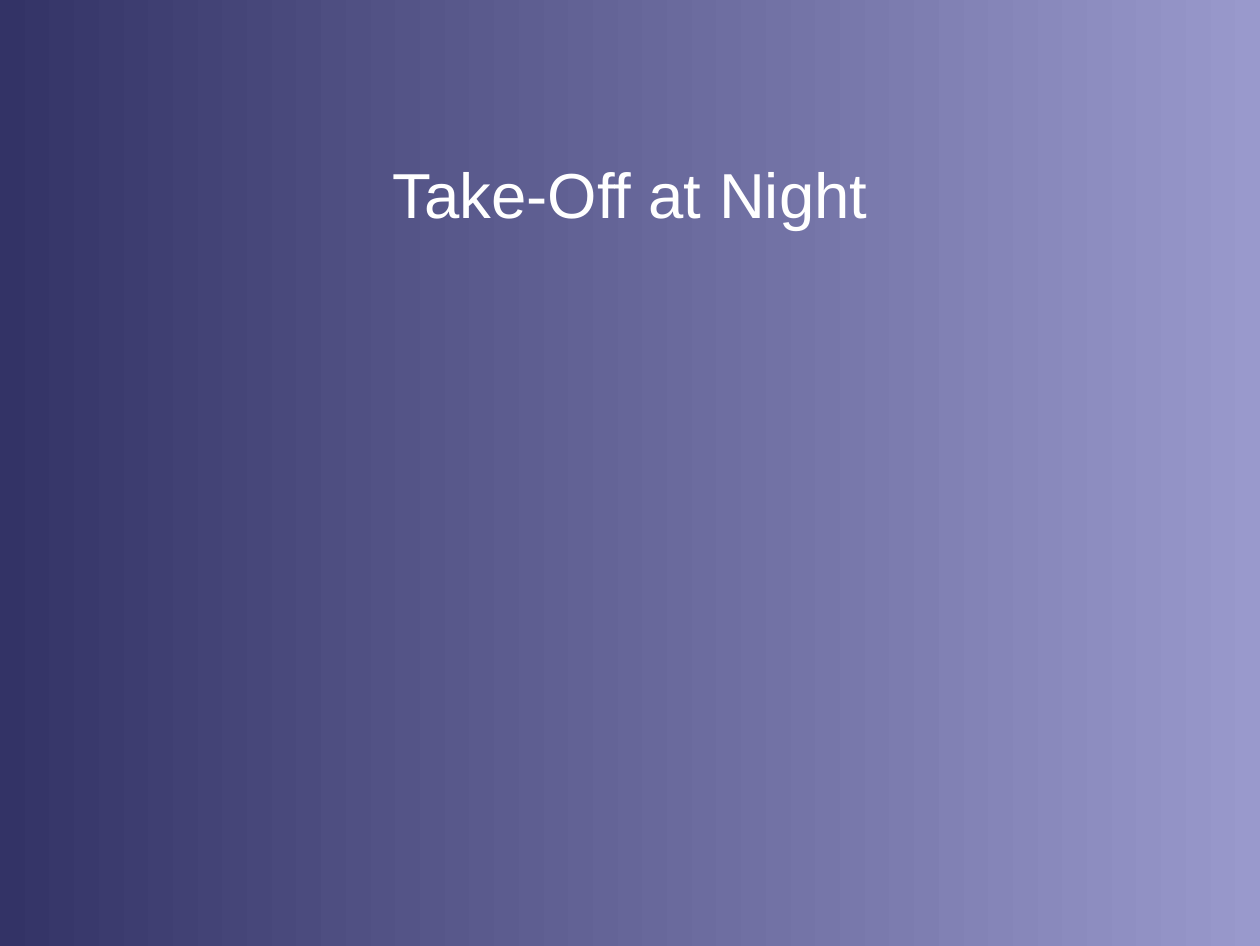
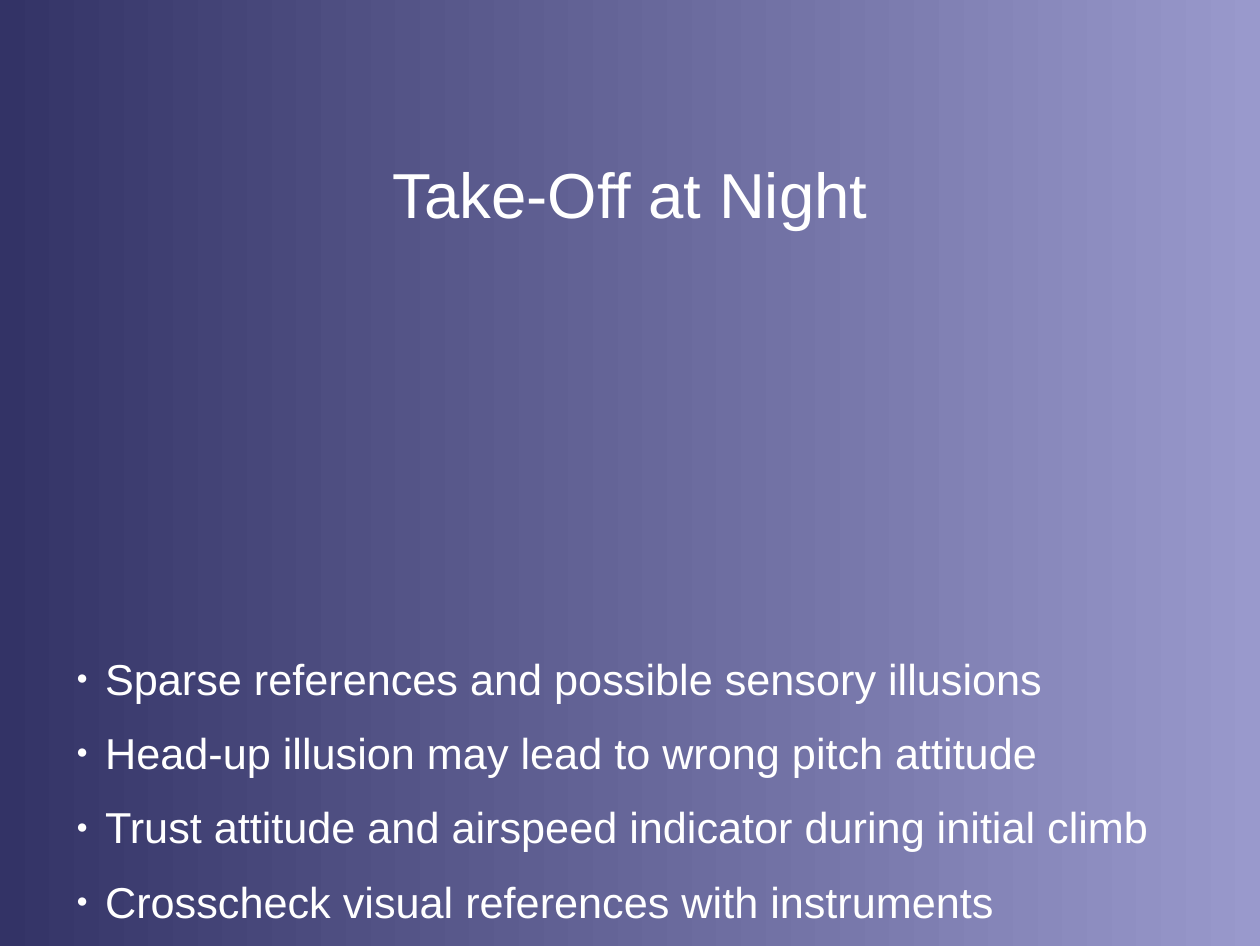
Before and after one commit to stephanheinemann/flight, a slide deck: slide 10 of FI/NightFlying/NightFlying.odp. Drawn at 1260x946 pixels with LibreOffice and Linux fonts; fonts in the diff are those of the drawing; background and template pictures are left out. Boxes give left, top, right and bottom in pixels: in the first picture for what was removed or moved away, otherwise in the second. Text is boxed around its words. In the diff, an @@ line names an element or a change of style, - is before the commit and + after.

Commit message:
extended night flying presentation

```diff
--- a/FI/NightFlying/NightFlying.odp
+++ b/FI/NightFlying/NightFlying.odp
@@ text added at <box>105,663,1148,919</box>, 27.2 pt, text #FFFFFF @@
+● Sparse references and possible sensory illusions
+● Head-up illusion may lead to wrong pitch attitude
+● Trust attitude and airspeed indicator during initial climb
+● Crosscheck visual references with instruments
```
Also in this commit, not shown: 3 other slides changed, 1 other file.
